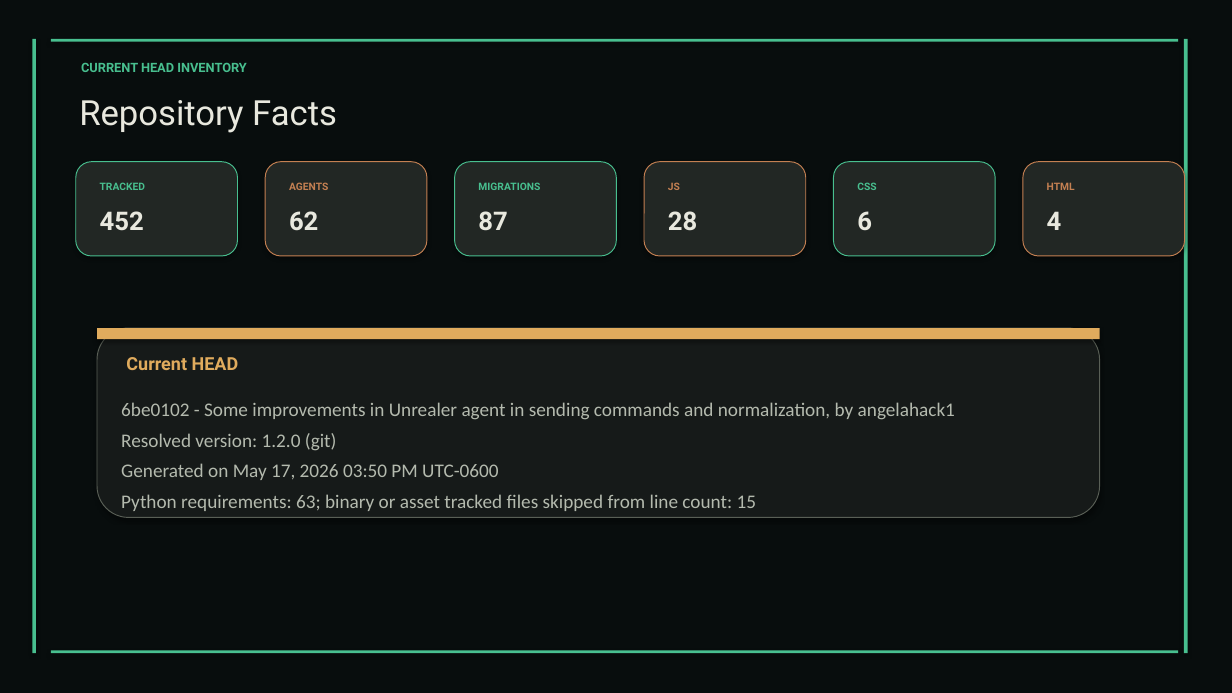
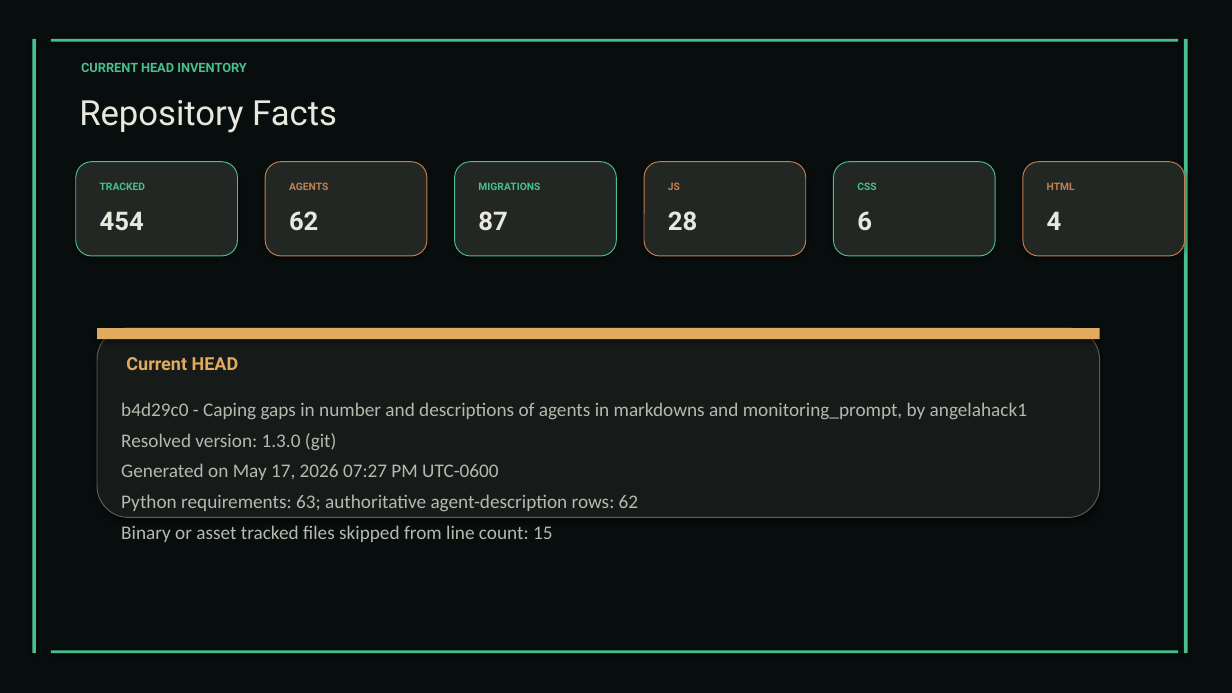
Before and after one commit to XAIHT/Tlamatini, a slide deck: slide 28 of Tlamatini_eXtended_Artificial_Intelligence_Humanly_Tempered.pptx (slide 27 before the commit). Drawn at 1232x693 pixels with LibreOffice and Linux fonts; fonts in the diff are those of the drawing. Boxes give left, top, right and bottom in pixels: in the first picture for what was removed or moved away, otherwise in the second. Text is boxed around its words. In the diff, an @@ line names an element or a change of style, - is before the commit and + after.

Commit message:
Caping gaps in number and descriptions of agents in visual documentation, by angelahack1

```diff
--- a/Tlamatini_eXtended_Artificial_Intelligence_Humanly_Tempered.pptx
+++ b/Tlamatini_eXtended_Artificial_Intelligence_Humanly_Tempered.pptx
@@ text at (100,211,144,231): text changed @@
-452
+454
@@ text at (121,402,1027,542): text changed @@
-6be0102 - Some improvements in Unrealer agent in sending commands and normalization, by angelahack1
-Resolved version: 1.2.0 (git)
-Generated on May 17, 2026 03:50 PM UTC-0600
-Python requirements: 63; binary or asset tracked files skipped from line count: 15
+b4d29c0 - Caping gaps in number and descriptions of agents in markdowns and monitoring_prompt, by angelahack1
+Resolved version: 1.3.0 (git)
+Generated on May 17, 2026 07:27 PM UTC-0600
+Python requirements: 63; authoritative agent-description rows: 62
+Binary or asset tracked files skipped from line count: 15
```
Also in this commit, not shown: 10 other slides changed, 1 slide added, 2 other files.
